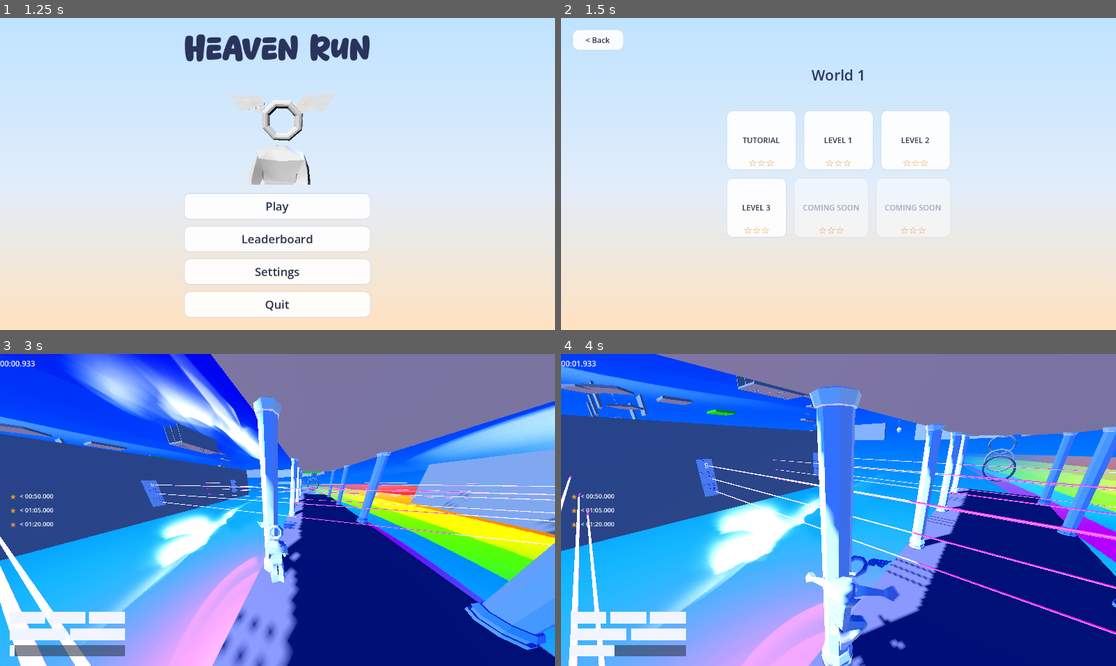
Above: before the commit, frames 1-4 (two rows, left to right).
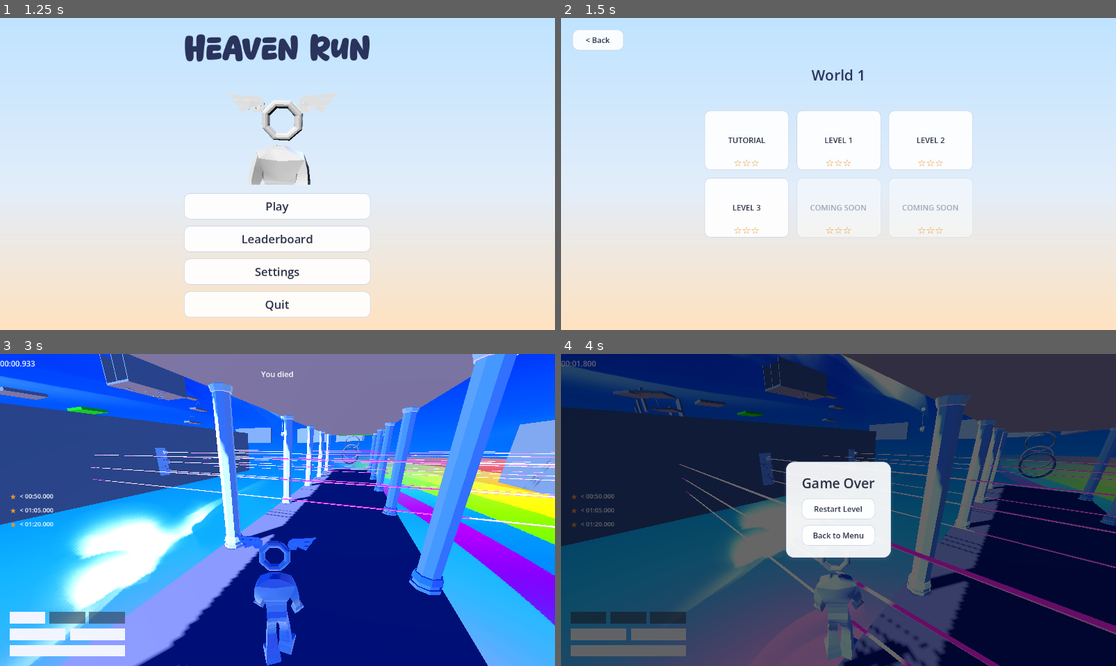
Above: after the commit, the same moments.

Repository: jpvds1/DDJD
Game: Godot game, scene res://scenes/game_controller.tscn
The game is run twice, just before and just after one commit, with the same random seed, the same clock (stepped at 60 frames per second) and the same inputs.
Inputs (mouse positions are in pixels of both pictures, inside the frame that each line leads up to):
- Up to frame 1 (1.25 s): click "Continue as Guest" at 0.5 s
- Up to frame 2 (1.5 s): click "Play" at 1.25 s
- Up to frame 3 (3 s): click "LEVEL 2" at 2 s; tap Enter at 2.75 s; move the mouse to (305, 510) at 2.77 s; hold W (move_forwards) from 2.78 s (still down); tap Q (dash) at 2.85 s
- Up to frame 4 (4 s): keep holding W (move_forwards); tap Space (jump) at 3.02, 3.77 s; move the mouse to (810, 510) at 3.52 s; tap Shift (sprint) at 3.6 s

Frame 1 is identical in both runs. In frame 2, 3.6% of the frame differs, in the area x 26-75%, y 29-71%; in frame 3, 64%; in frame 4, 99%, in the area x 0-100%, y 0-100%.

Commit message:
feat: added base level to level 3

Diff:
--- a/platformer-game/scenes/levels/level_3.tscn
+++ b/platformer-game/scenes/levels/level_3.tscn
@@ -1,7 +1,7 @@
 [gd_scene format=3 uid="uid://deteiqhhsr00s"]
 
 [ext_resource type="Script" uid="uid://cflc7oyeciht7" path="res://scripts/systems/level.gd" id="1_ftfob"]
-[ext_resource type="PackedScene" uid="uid://ch7shhditu1lk" path="res://scenes/player/capsule_character.tscn" id="1_o8c3j"]
+[ext_resource type="PackedScene" uid="uid://ch7shhditu1lk" path="res://scenes/player/player.tscn" id="1_o8c3j"]
 [ext_resource type="PackedScene" uid="uid://dae7kwcoeau4g" path="res://scenes/building_materials/water.tscn" id="2_0qepi"]
 [ext_resource type="PackedScene" uid="uid://d1f7pvx3ch1vr" path="res://scenes/building_materials/pillar.tscn" id="3_fmg3e"]
 [ext_resource type="PackedScene" uid="uid://u381latllpcp" path="res://scenes/building_materials/boost_ring.tscn" id="4_fkk1g"]
@@ -15,31 +15,12 @@
 [ext_resource type="PackedScene" uid="uid://2k07ulq6kde4" path="res://scenes/building_materials/saw.tscn" id="13_f6egh"]
 [ext_resource type="PackedScene" uid="uid://bhr3nup1cprgt" path="res://scenes/building_materials/end_platform.tscn" id="14_apo5x"]
 [ext_resource type="PackedScene" uid="uid://dcgfprowomfpv" path="res://scenes/building_materials/killzone.tscn" id="15_josfm"]
-
-[sub_resource type="ProceduralSkyMaterial" id="ProceduralSkyMaterial_64t6i"]
-sky_horizon_color = Color(0.66224277, 0.6717428, 0.6867428, 1)
-ground_horizon_color = Color(0.66224277, 0.6717428, 0.6867428, 1)
-
-[sub_resource type="Sky" id="Sky_h2s0c"]
-sky_material = SubResource("ProceduralSkyMaterial_64t6i")
-
-[sub_resource type="Environment" id="Environment_jdsy5"]
-background_mode = 2
-sky = SubResource("Sky_h2s0c")
-tonemap_mode = 2
-glow_enabled = true
-
-[node name="Empty Level" type="Node3D" unique_id=216242194]
+[ext_resource type="PackedScene" uid="uid://dkul0f830k441" path="res://scenes/levels/base_level.tscn" id="16_josfm"]
+
+[node name="Level3" type="Node3D" unique_id=216242194]
 script = ExtResource("1_ftfob")
 player_path = NodePath("CharacterBody3D")
 ui_path = NodePath("CanvasLayer")
-
-[node name="WorldEnvironment" type="WorldEnvironment" parent="." unique_id=751782853]
-environment = SubResource("Environment_jdsy5")
-
-[node name="DirectionalLight3D" type="DirectionalLight3D" parent="." unique_id=1401671525]
-transform = Transform3D(-0.8660254, -0.43301278, 0.25, 0, 0.49999997, 0.86602545, -0.50000006, 0.75, -0.43301266, 0, 0, 0)
-shadow_enabled = true
 
 [node name="CharacterBody3D" parent="." unique_id=1782536310 instance=ExtResource("1_o8c3j")]
 transform = Transform3D(1, 0, 0, 0, 1, 0, 0, 0, 1, 0, 1.5080202, 0)
@@ -187,9 +168,11 @@
 transform = Transform3D(1, 0, 0, 0, 1, 0, 0, 0, 1, -27.34103, -2.480945, -73.08429)
 
 [node name="WreckingBall" parent="Parkour" unique_id=1409807783 instance=ExtResource("10_n6eey")]
+process_mode = 1
 transform = Transform3D(1, 0, 0, 0, 1, 0, 0, 0, 1, -24.654423, 8.9218, -68.16797)
 
 [node name="WreckingBall2" parent="Parkour" unique_id=184499819 instance=ExtResource("10_n6eey")]
+process_mode = 1
 transform = Transform3D(1, 0, 0, 0, 1, 0, 0, 0, 1, -40.672646, 8.512143, -80.43117)
 
 [node name="RunnableWall" parent="Parkour" unique_id=1172031790 instance=ExtResource("11_qi5uv")]
@@ -209,16 +192,24 @@
 size = Vector3(0.8520508, 1, 1)
 
 [node name="Laser" parent="Parkour" unique_id=1185962610 instance=ExtResource("12_f6egh")]
+process_mode = 1
 transform = Transform3D(0.962061, 0, 0.2728344, 0, 1, 0, -0.2728344, 0, 0.962061, -60.989834, -2.3841858e-07, -94.28209)
+delay = 0.0
 
 [node name="Laser2" parent="Parkour" unique_id=105050122 instance=ExtResource("12_f6egh")]
+process_mode = 1
 transform = Transform3D(-0.93748254, 0, 0.34803218, 0, 1, 0, -0.34803218, 0, -0.93748254, -52.50565, 0, -84.6452)
+delay = 0.0
 
 [node name="Laser3" parent="Parkour" unique_id=1105017500 instance=ExtResource("12_f6egh")]
+process_mode = 1
 transform = Transform3D(-0.7530354, 0, 0.65798, 0, 1, 0, -0.65798, 0, -0.7530354, -69.5144, -4.7683716e-07, -86.24014)
+delay = 0.0
 
 [node name="Laser4" parent="Parkour" unique_id=196876594 instance=ExtResource("12_f6egh")]
+process_mode = 1
 transform = Transform3D(0.7353642, 0, -0.6776721, 0, 1, 0, 0.6776721, 0, 0.7353642, -75.205795, 0, -94.00109)
+delay = 0.0
 
 [node name="Pillar" parent="Parkour" unique_id=420214577 instance=ExtResource("3_fmg3e")]
 transform = Transform3D(1, 0, 0, 0, 1, 0, 0, 0, 1, -130.30852, -2.2278028, -90.443016)
@@ -269,4 +260,6 @@
 [node name="EndPlatform" parent="Parkour" unique_id=537576493 instance=ExtResource("14_apo5x")]
 transform = Transform3D(3.8431523, 0, 0, 0, 1, 0, 0, 0, 5.3057804, -186.57098, 0, -87.38701)
 
+[node name="BaseLevel" parent="." unique_id=999985273 instance=ExtResource("16_josfm")]
+
 [editable path="Killzone"]
--- a/platformer-game/scenes/ui/level_card.tscn
+++ b/platformer-game/scenes/ui/level_card.tscn
@@ -4,7 +4,7 @@
 [ext_resource type="Theme" uid="uid://brxug27771iqe" path="res://scenes/ui/ui_theme.tres" id="2_theme"]
 
 [node name="LevelCard" type="Button"]
-custom_minimum_size = Vector2(124, 124)
+custom_minimum_size = Vector2(175, 124)
 size_flags_horizontal = 3
 size_flags_vertical = 4
 theme = ExtResource("2_theme")
